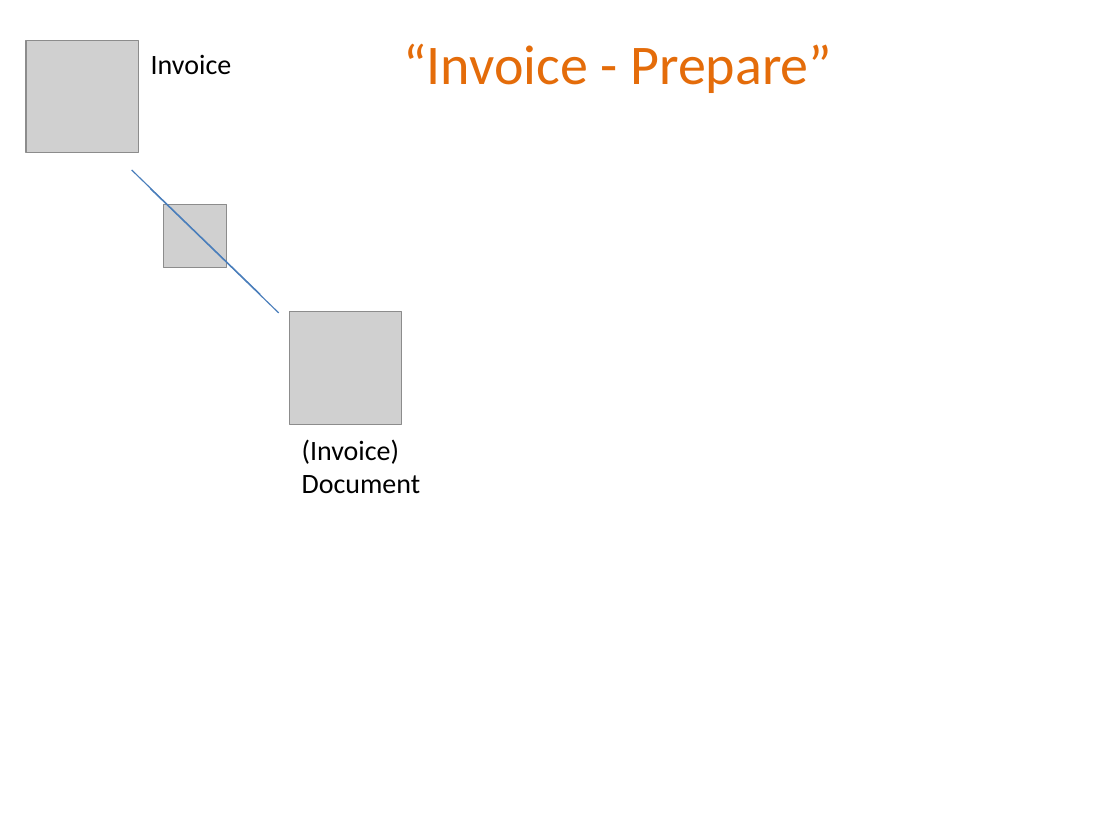
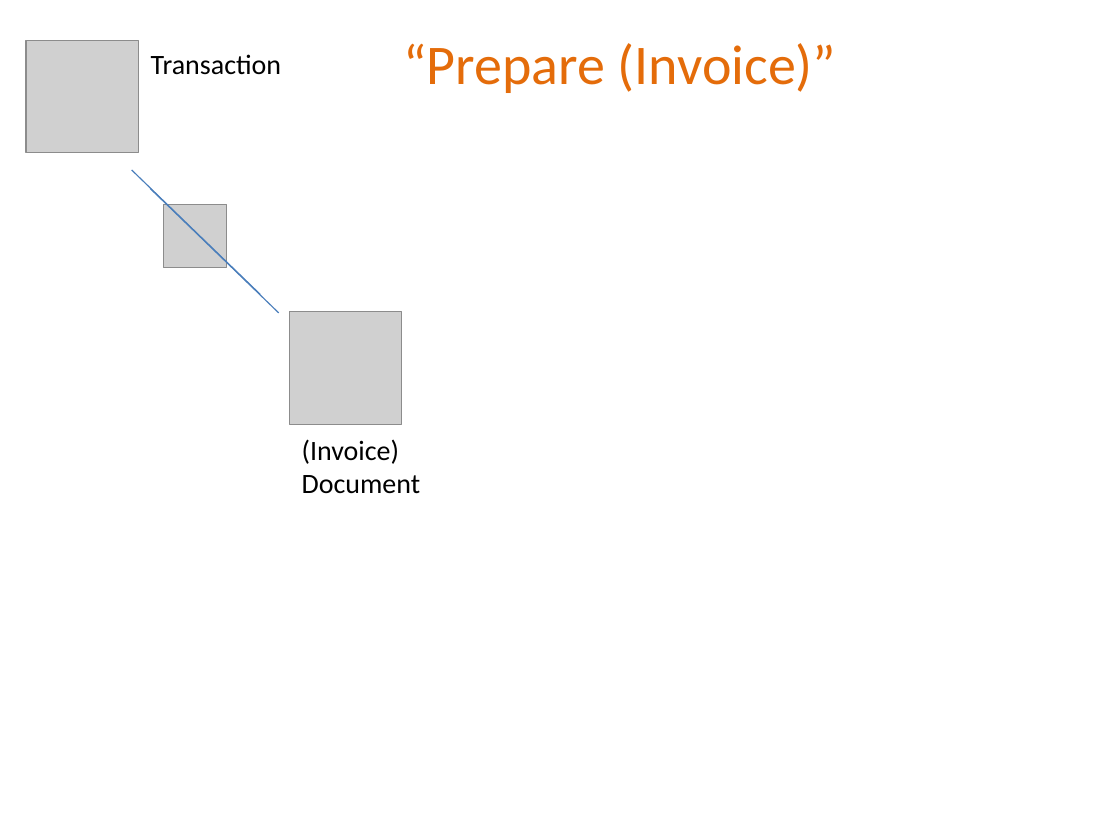
Before and after one commit to estatio/estatio, a slide deck: slide 8 of docs/docs-and-comms/attachments.pptx (slide 4 before the commit). Drawn at 1120x840 pixels with LibreOffice and Linux fonts; fonts in the diff are those of the drawing; grey boxes stand for pictures. Boxes give left, top, right and bottom in pixels: in the first picture for what was removed or moved away, otherwise in the second. Text is boxed around its words. In the diff, an @@ line names an element or a change of style, - is before the commit and + after.

```diff
--- a/docs/docs-and-comms/attachments.pptx
+++ b/docs/docs-and-comms/attachments.pptx
@@ text at [151,54,281,75]: text changed @@
-Invoice
+Transaction
@@ text at [403,43,837,93]: text changed @@
-“Invoice - Prepare”
+“Prepare (Invoice)”
```
Also in this commit, not shown: 14 other slides changed, 8 slides added, 2 slides removed.
